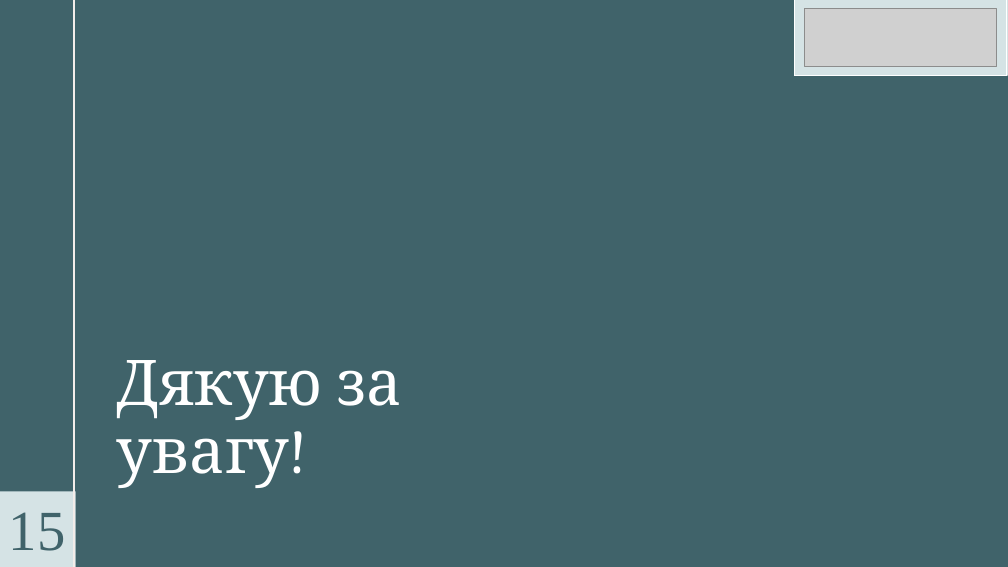
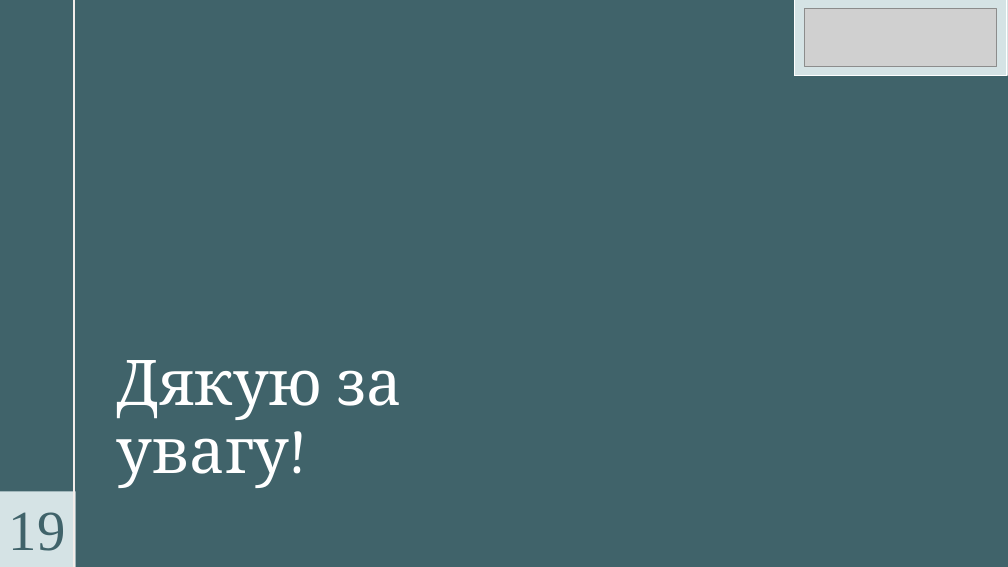
Before and after one commit to Maksim-Deshkov/vinyl-crm-diploma, a slide deck: slide 18 of Презентація Диплом.pptx (slide 15 before the commit). Drawn at 1008x567 pixels with LibreOffice and Linux fonts; fonts in the diff are those of the drawing; grey boxes stand for pictures. Boxes give left, top, right and bottom in pixels: in the first picture for what was removed or moved away, otherwise in the second. Text is boxed around its words. In the diff, an @@ line names an element or a change of style, - is before the commit and + after.

```diff
--- a/Презентація Диплом.pptx
+++ b/Презентація Диплом.pptx
@@ text at [9, 512, 66, 551]: text changed @@
-15
+19
```
Also in this commit, not shown: 11 other slides changed, 3 slides added, 1 other file.
